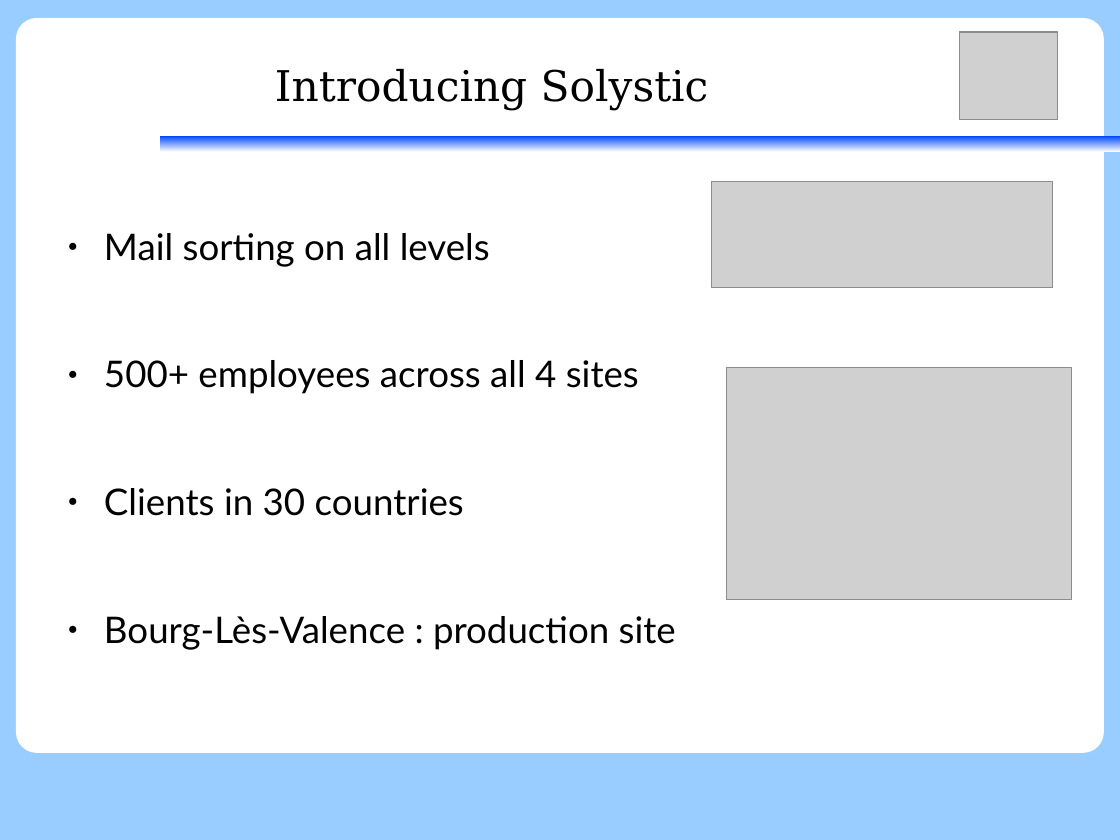
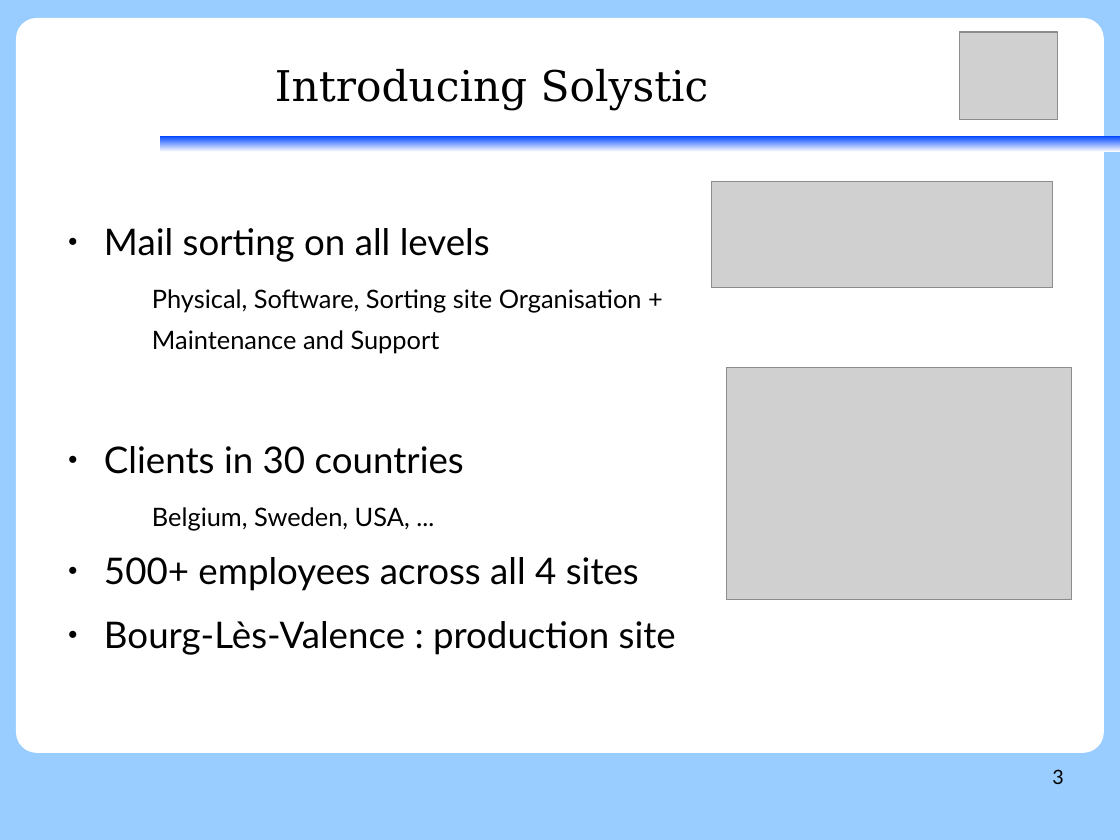
Before and after one commit to ramarijm/stageAI, a slide deck: slide 3 of presentation_ai.odp. Drawn at 1120x840 pixels with LibreOffice and Linux fonts; fonts in the diff are those of the drawing; grey boxes stand for pictures. Boxes give left, top, right and bottom in pixels: in the first picture for what was removed or moved away, otherwise in the second. Text is boxed around its words. In the diff, an @@ line names an element or a change of style, - is before the commit and + after.

```diff
--- a/presentation_ai.odp
+++ b/presentation_ai.odp
@@ text at [104,289,642,531]: paragraphs added @@
+  Physical, Software, Sorting site Organisation + Maintenance and Support
+● Clients in 30 countries
+  Belgium, Sweden, USA, ...
@@ text at [104,488,464,516]: paragraph removed @@
-● Clients in 30 countries
@@ page number added at [1052,769,1063,784], 14 pt, text #000000 @@
+3
```
Also in this commit, not shown: 13 other slides changed, 9 slides added, 1 slide removed.
